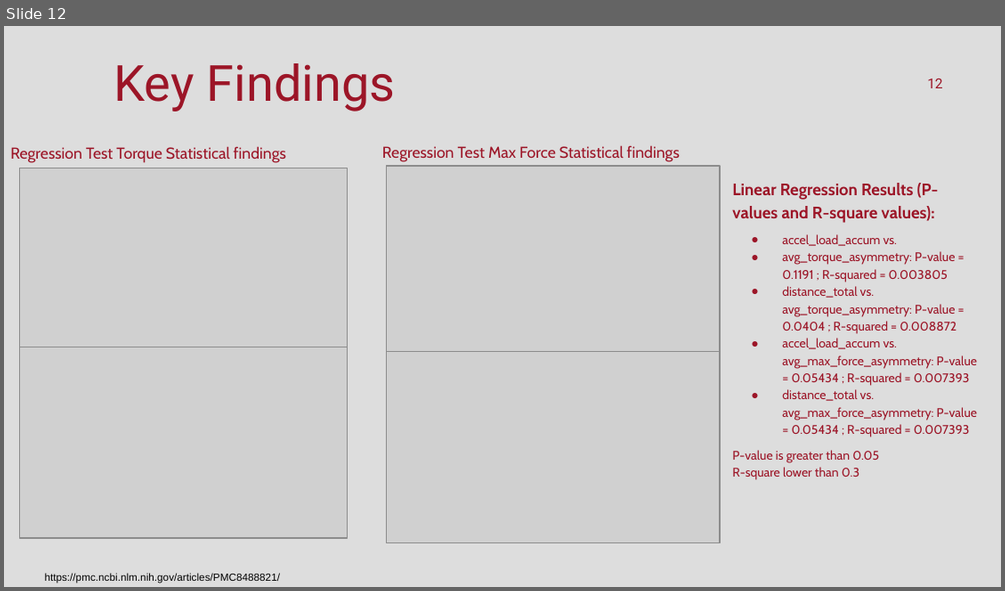
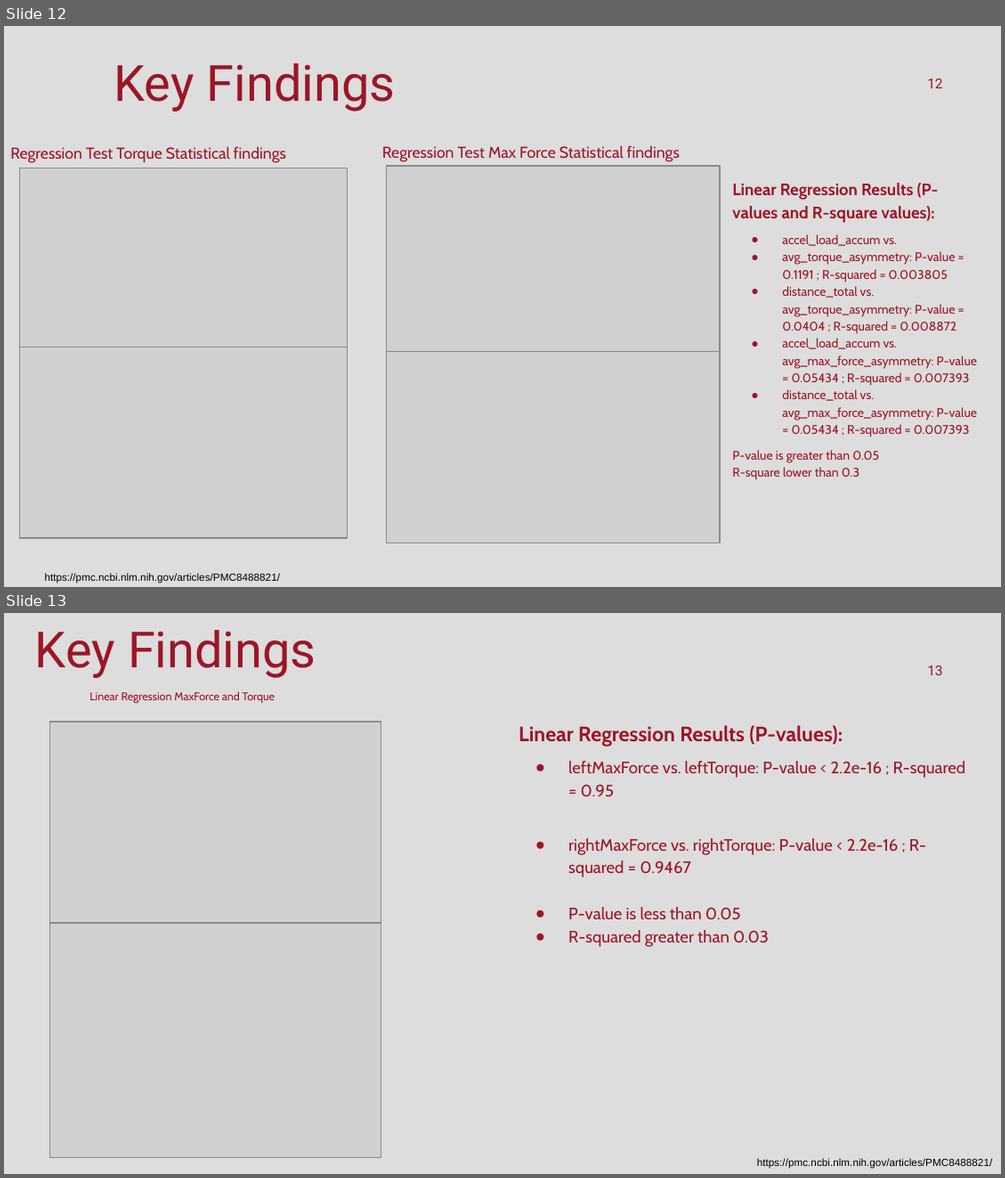
Before and after one commit to y0y0l0/HHA507_Group_Project, a slide deck: reports/AHI 507_ Sports Data.pptx. Shown one above the other, each under a label of ours: slide 12 before the commit, slides 12 and 13 after it. The pictures are 1005x591 and 1005x1178 pixels, drawn with LibreOffice and Linux fonts; fonts in the diff are those of the drawing; grey boxes stand for pictures. Boxes give left, top, right and bottom in pixels: in the first picture for what was removed or moved away, otherwise in the second. Text is boxed around its words. In the diff, an @@ line names an element or a change of style, - is before the commit and + after.

Commit message:
include sport injury risk dashboard and torque relationships

```diff
--- a/reports/AHI 507_ Sports Data.pptx
+++ b/reports/AHI 507_ Sports Data.pptx
@@ slide 13 added at (x1=4, y1=613, x2=1001, y2=1174), background #DDDDDD @@
@@ title added at (x1=35, y1=630, x2=316, y2=678), 36 pt, text #9C1527 @@
+Key Findings
@@ page number added at (x1=927, y1=666, x2=942, y2=675), 10 pt, text #9C1527 @@
+13
@@ text added at (x1=89, y1=691, x2=275, y2=703), 8.1 pt, text #9C1527 @@
+Linear Regression MaxForce and Torque
@@ picture added at (x1=50, y1=722, x2=381, y2=930) @@
@@ text added at (x1=518, y1=725, x2=966, y2=947), 12 pt, text #9C1527 @@
+Linear Regression Results (P-values):
+● leftMaxForce vs. leftTorque: P-value < 2.2e-16 ; R-squared = 0.95
+● rightMaxForce vs. rightTorque: P-value < 2.2e-16 ; R-squared = 0.9467
+● P-value is less than 0.05
+● R-squared greater than 0.03
@@ picture added at (x1=50, y1=923, x2=381, y2=1158) @@
@@ text added at (x1=757, y1=1158, x2=993, y2=1168), 7.5 pt, text #000000 @@
+https://pmc.ncbi.nlm.nih.gov/articles/PMC8488821/
```
Also in this commit, not shown: 5 other files.
